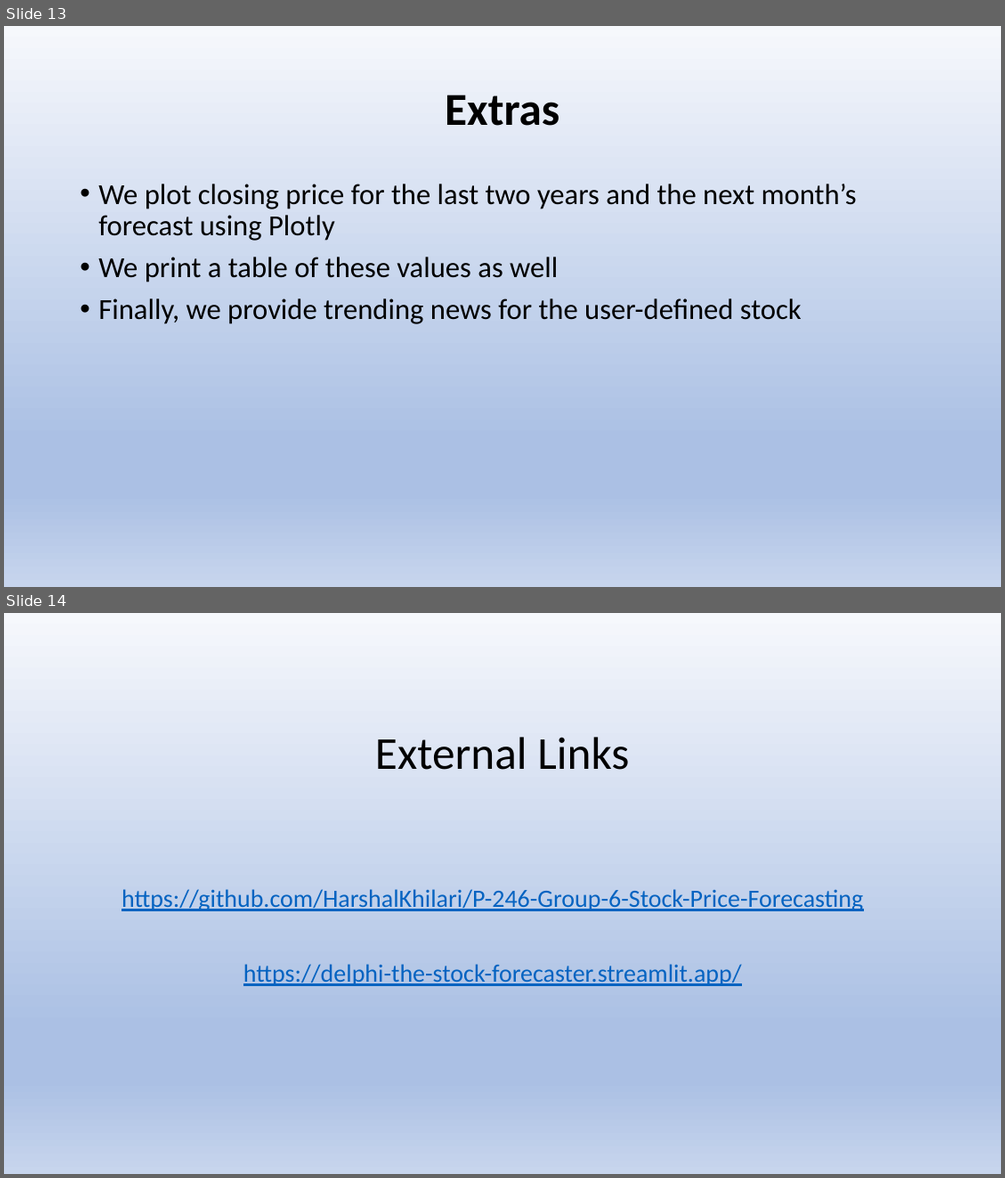
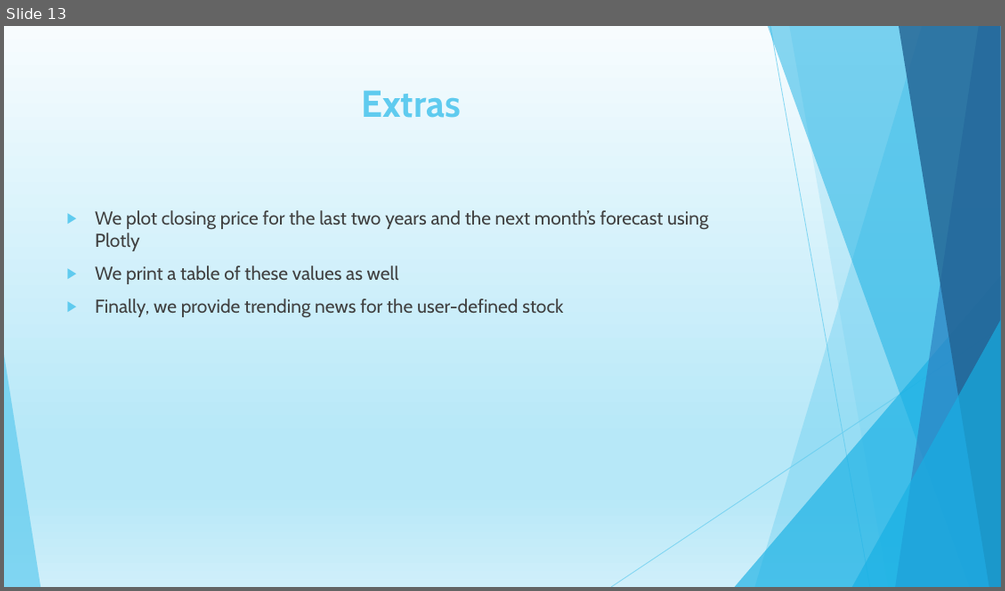
Before and after one commit to Bethana86/STOCK-FORECAST, a slide deck: Presentation.pptx. Shown one above the other, each under a label of ours: slides 13 and 14 before the commit, slide 13 after it. The pictures are 1005x1178 and 1005x591 pixels, drawn with LibreOffice and Linux fonts; fonts in the diff are those of the drawing. Boxes give left, top, right and bottom in pixels: in the first picture for what was removed or moved away, otherwise in the second. Text is boxed around its words. In the diff, an @@ line names an element or a change of style, - is before the commit and + after.

```diff
--- a/Presentation.pptx
+++ b/Presentation.pptx
@@ slide 14 removed at [4,613,1001,1174], background gradient #F6F8FC to #ABC0E4 to #C7D5ED @@
@@ title removed at [375,737,629,770] @@
-External Links
@@ text removed at [121,889,863,986] @@
-https://github.com/HarshalKhilari/P-246-Group-6-Stock-Price-Forecasting
-https://delphi-the-stock-forecaster.streamlit.app/
@@ slide 13 changed as well @@
@@ background gradient #F6F8FC to #ABC0E4 to #C7D5ED to gradient #F7FCFE to #B7E8F8 to #CFEFFA @@
@@ title "Extras": place and size @@
-title "Extras" at [445,95,559,126]
+title "Extras" at [361,90,461,118]
@@ title "Extras" at [361,90,461,118]: size 44 to 36 pt, font Calibri to Cabin, text colour #000000 to #5FCBEF; line spacing 0.9 to 1; vertical alignment middle to top @@
@@ text "We plot closing price for ...": place and size @@
-text "We plot closing price for ..." at [98,184,857,324]
+text "We plot closing price for ..." at [95,210,708,318]
@@ text "We plot closing price for ..." at [95,210,708,318]: size 28 to 18 pt, font Calibri to Cabin, text colour #000000 to #404040; bullet • to ▶; line spacing 0.9 to 1 @@
@@ group added at [4,26,1001,587]: 5 freeform shapes, 3 triangles, 2 lines @@
```
Also in this commit, not shown: 12 other slides changed.
